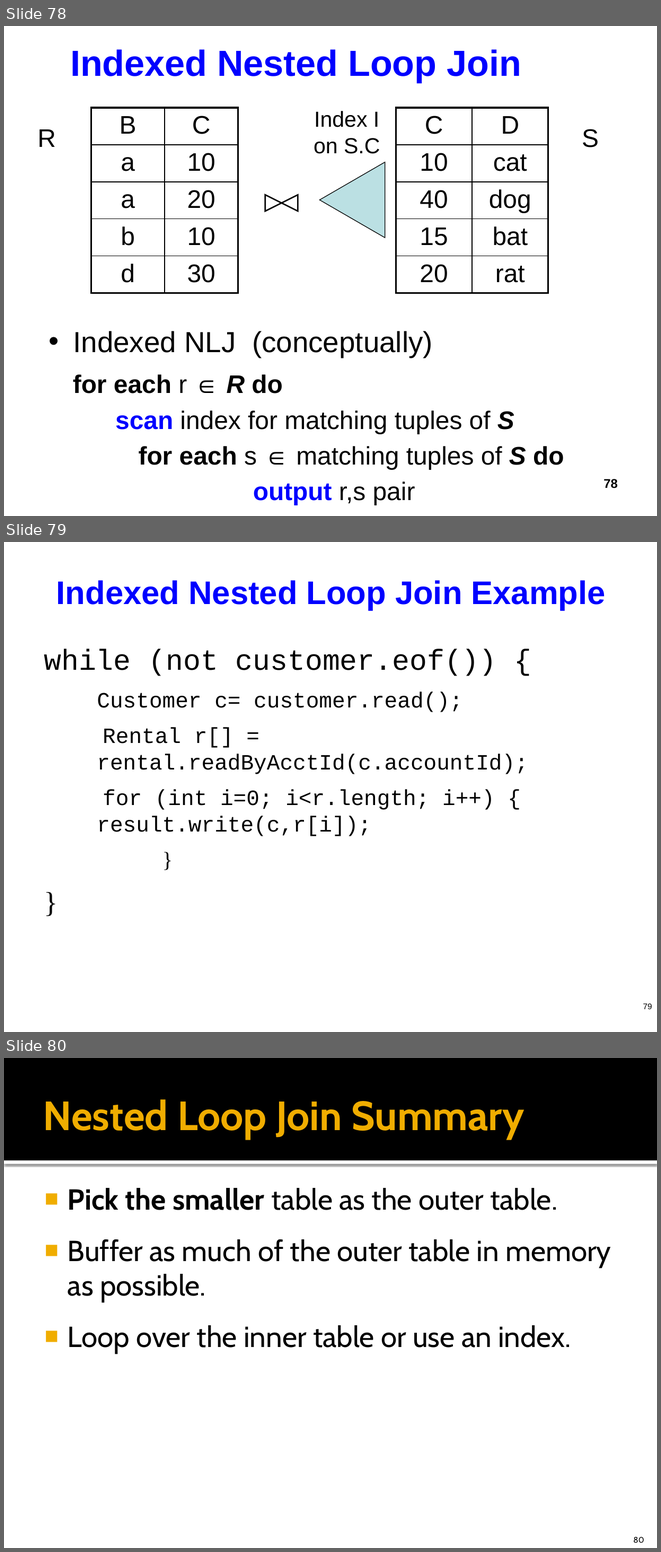
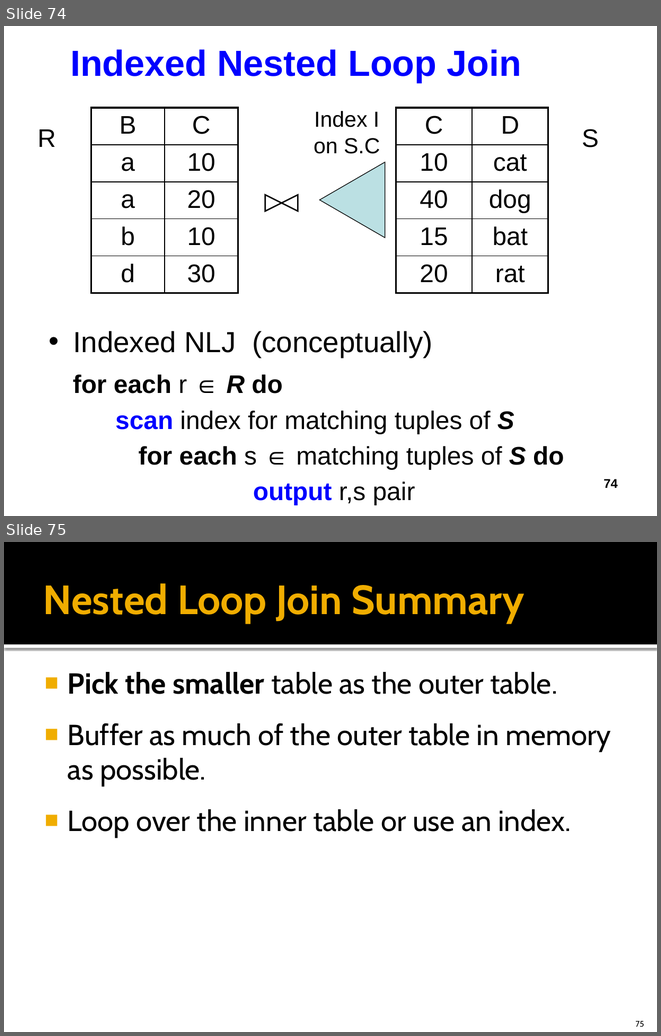
Before and after one commit to cmpt606f19/cmpt606-content, a slide deck: Lectures/09 Query Processing & Optimization.pptx. Shown one above the other, each under a label of ours: slides 78, 79 and 80 before the commit, slides 74 and 75 after it. The pictures are 661x1552 and 661x1036 pixels, drawn with LibreOffice and Linux fonts; fonts in the diff are those of the drawing. Boxes give left, top, right and bottom in pixels: in the first picture for what was removed or moved away, otherwise in the second. Text is boxed around its words. In the diff, an @@ line names an element or a change of style, - is before the commit and + after.

```diff
--- a/Lectures/09 Query Processing & Optimization.pptx
+++ b/Lectures/09 Query Processing & Optimization.pptx
@@ slide 79 removed at [4,542,657,1032], background #FFFFFF @@
@@ title removed at [56,580,606,610] @@
-Indexed Nested Loop Join Example
@@ text removed at [44,649,528,836] @@
-while (not customer.eof()) {
-  Customer c= customer.read();
-  Rental r[] = rental.readByAcctId(c.accountId);
-  for (int i=0; i<r.length; i++) { result.write(c,r[i]);
-  }
-}
@@ page number removed at [643,1003,652,1009] @@
-79
@@ what was slide 78 is now slide 74 @@
@@ page number at [603,479,618,488]: text changed @@
-78
+74
@@ what was slide 80 is now slide 75 @@
@@ page number at [636,1021,644,1027]: text changed @@
-80
+75
```
Also in this commit, not shown: 10 slides changed, 6 other slides removed, 1 other file.
